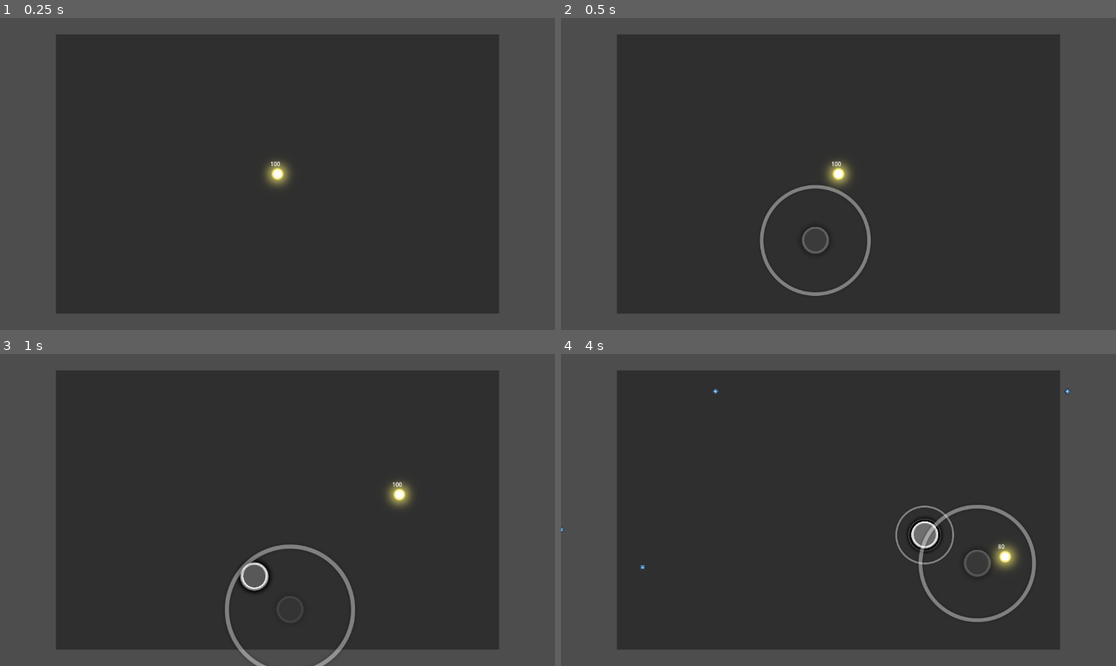
Above: before the commit, frames 1-4 (two rows, left to right).
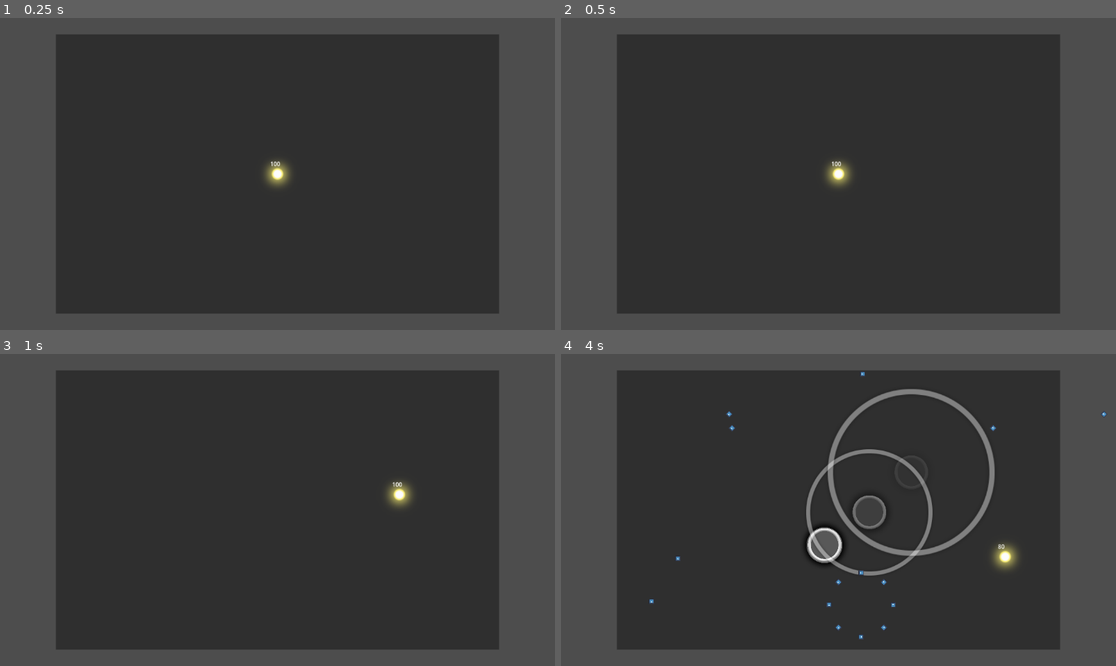
Above: after the commit, the same moments.

Repository: naixsu/Osu-Thingy
Game: Godot game, scene res://Scenes/Main.tscn
Same seed, same stepped clock (60 frames per second), same inputs: the game is played once before the commit and once after it. The engine's default icon, where the game draws it, is replaced by a stand-in: a white triangle on a blue panel in a dark square. Sound files missing from this copy of the repository are replaced by a short silence.
Inputs (mouse positions are in pixels of both pictures, inside the frame that each line leads up to):
- Up to frame 1 (0.25 s): no input
- Up to frame 2 (0.5 s): no input
- Up to frame 3 (1 s): move the mouse to (399, 494) at 0.52 s
- Up to frame 4 (4 s): move the mouse to (727, 525) at 1.27 s; move the mouse to (894, 441) at 2.02 s; move the mouse to (810, 572) at 2.77 s; move the mouse to (1005, 556) at 3.52 s

Frame 1 is identical in both runs. In frame 2, 0.8% of the frame differs, in the area x 35-56%, y 53-90%; in frame 3, 1.3%; in frame 4, 4.8%, in the area x 0-99%, y 5-92%.

Commit message:
Added Shiwa

Diff:
--- /dev/null
+++ b/Resources/Shiwa.tres
@@ -0,0 +1,9 @@
+[gd_resource type="Resource" script_class="MapResource" load_steps=3 format=3 uid="uid://celoxlymtg7l"]
+
+[ext_resource type="Script" path="res://Resources/MapResource.gd" id="1_rnvkw"]
+[ext_resource type="AudioStream" uid="uid://dk6phbdk8eqk4" path="res://Songs/Shiwa/audio.mp3" id="1_u7o83"]
+
+[resource]
+script = ExtResource("1_rnvkw")
+mp3 = ExtResource("1_u7o83")
+beatmap = "res://Songs/Shiwa/beatmap.txt"
--- a/Scenes/Main.tscn
+++ b/Scenes/Main.tscn
@@ -1,9 +1,10 @@
-[gd_scene load_steps=6 format=3 uid="uid://bil3o66huds7t"]
+[gd_scene load_steps=7 format=3 uid="uid://bil3o66huds7t"]
 
 [ext_resource type="Script" path="res://Scripts/Main.gd" id="1_w7xk5"]
 [ext_resource type="PackedScene" uid="uid://c10nf1ln4qv1t" path="res://Scenes/Note.tscn" id="2_e5mop"]
-[ext_resource type="Resource" uid="uid://cnqlm8ja0tkay" path="res://Resources/Map1.tres" id="2_u5sfc"]
+[ext_resource type="Resource" uid="uid://cnqlm8ja0tkay" path="res://Resources/AiNoSukima.tres" id="2_u5sfc"]
 [ext_resource type="PackedScene" uid="uid://0xsjwouo75yi" path="res://Scenes/Cursor.tscn" id="4_8uebw"]
+[ext_resource type="Resource" uid="uid://celoxlymtg7l" path="res://Resources/Shiwa.tres" id="5_le8lt"]
 
 [sub_resource type="RectangleShape2D" id="RectangleShape2D_2m01f"]
 size = Vector2(920, 580)
@@ -12,7 +13,7 @@
 script = ExtResource("1_w7xk5")
 Note = ExtResource("2_e5mop")
 Cursor = ExtResource("4_8uebw")
-beatmaps = Array[Resource]([ExtResource("2_u5sfc")])
+beatmaps = Array[Resource]([ExtResource("2_u5sfc"), ExtResource("5_le8lt")])
 
 [node name="Audio" type="AudioStreamPlayer2D" parent="."]
 volume_db = -10.0
--- a/Scripts/Main.gd
+++ b/Scripts/Main.gd
@@ -38,7 +38,7 @@
 	Input.set_mouse_mode(Input.MOUSE_MODE_HIDDEN)
 	cursor = Cursor.instantiate()
 	add_child(cursor)
-	var i = 0
+	var i = 1
 	var mp3 : AudioStream = beatmaps[i].mp3
 	var beatmap = beatmaps[i].beatmap
 	read_osu_file(beatmap)
Renamed: Resources/Map1.tres -> Resources/AiNoSukima.tres
Not shown, added: Songs/Shiwa/audio.mp3.import
Not shown, added: Songs/Shiwa/beatmap.txt
Not shown, added: Songs/Shiwa/audio.mp3
